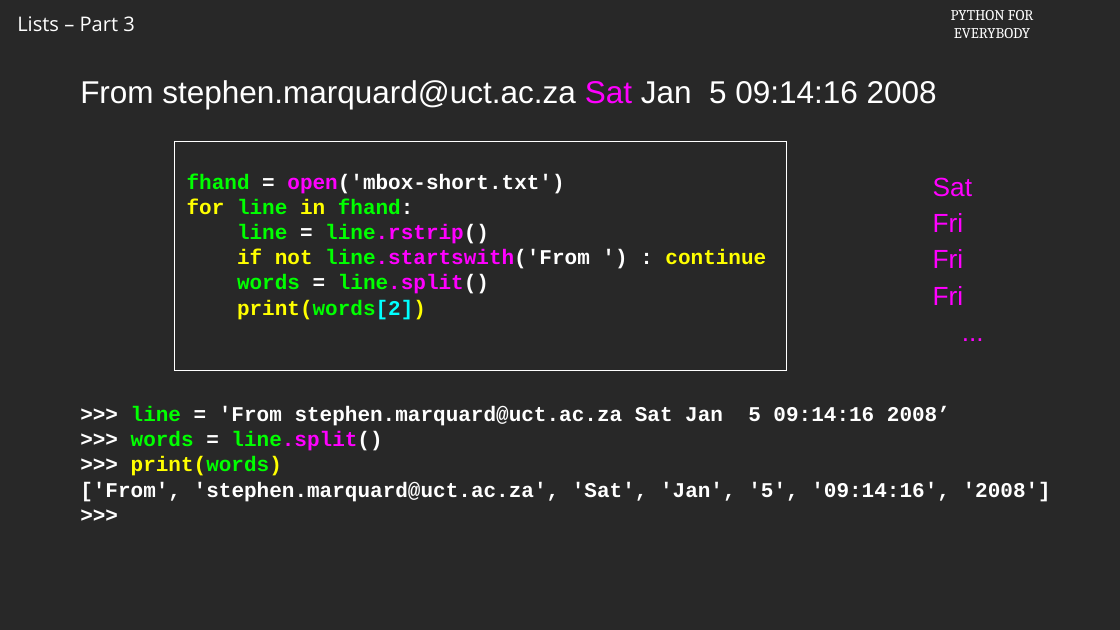
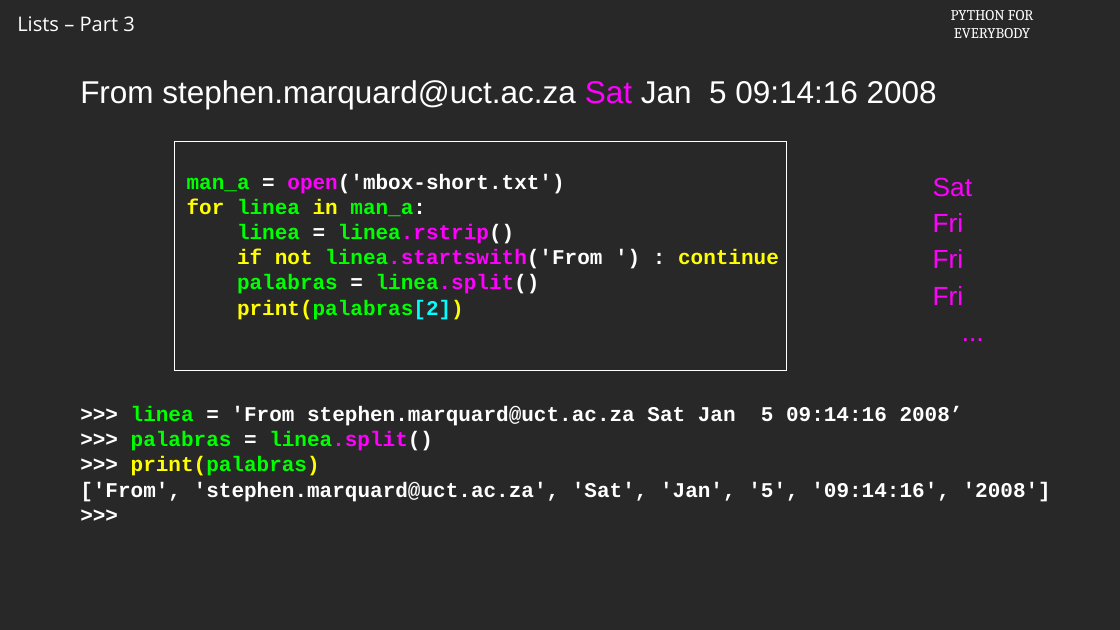
Before and after one commit to csev/py4e, a slide deck: slide 3 of ai/8.3.pptx. Drawn at 1120x630 pixels with LibreOffice and Linux fonts; fonts in the diff are those of the drawing; background and template pictures are left out. Boxes give left, top, right and bottom in pixels: in the first picture for what was removed or moved away, otherwise in the second. Text is boxed around its words. In the diff, an @@ line names an element or a change of style, - is before the commit and + after.

```diff
--- a/ai/8.3.pptx
+++ b/ai/8.3.pptx
@@ text in rectangle at (x1=187, y1=174, x2=779, y2=320): text changed @@
-fhand = open('mbox-short.txt')
-for line in fhand:
-line = line.rstrip()
-if not line.startswith('From ') : continue
-words = line.split()
-print(words[2])
+man_a = open('mbox-short.txt')
+for linea in man_a:
+linea = linea.rstrip()
+if not linea.startswith('From ') : continue
+palabras = linea.split()
+print(palabras[2])
@@ text at (x1=131, y1=406, x2=963, y2=476): text changed @@
->>> line = 'From stephen.marquard@uct.ac.za Sat Jan 5 09:14:16 2008’
->>> words = line.split()
->>> print(words)
+>>> linea = 'From stephen.marquard@uct.ac.za Sat Jan 5 09:14:16 2008’
+>>> palabras = linea.split()
+>>> print(palabras)
```
Also in this commit, not shown: 7 other slides changed, 1 slide added, 1 slide removed.
